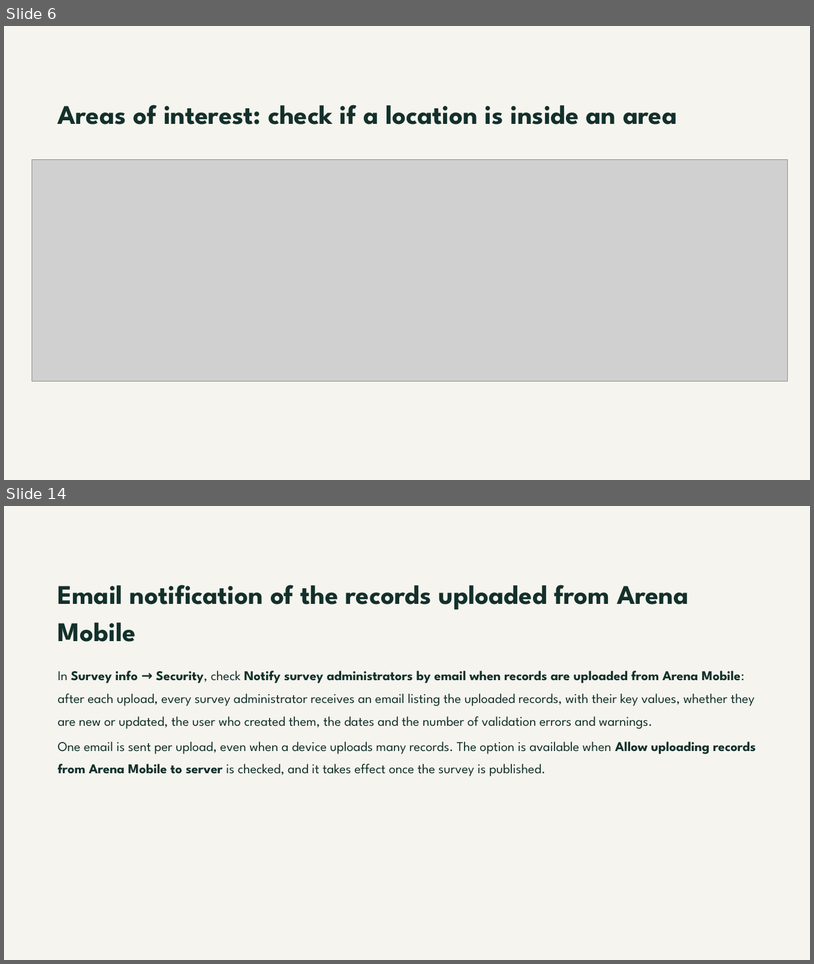
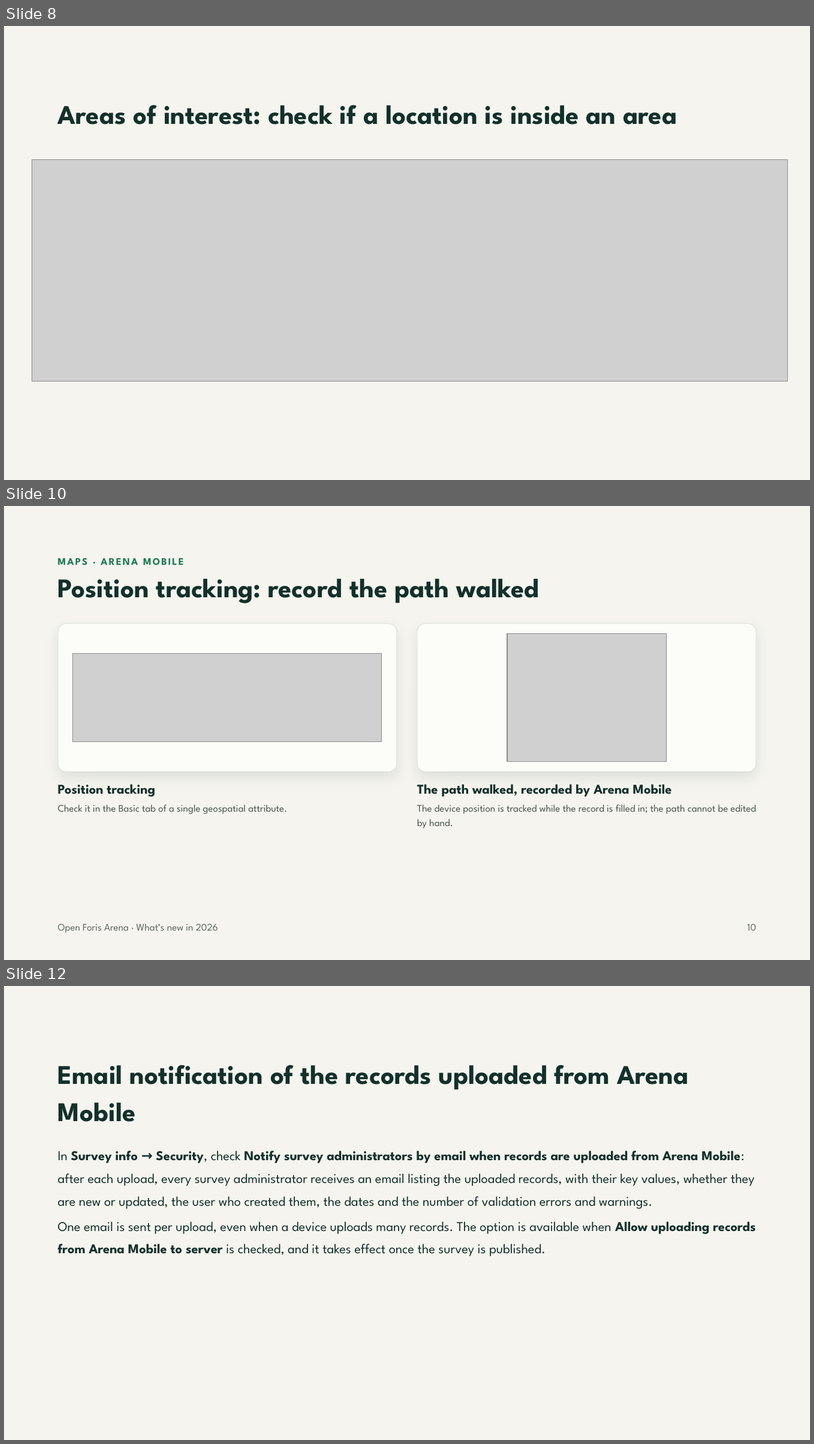
Before and after one commit to openforis/arena, a slide deck: docs/whats-new-2026/arena-whats-new-2026.pptx. Shown one above the other, each under a label of ours: slides 6 and 14 before the commit, slides 8, 10 and 12 after it; the slides between them are not shown. The pictures are 814x964 and 814x1444 pixels, drawn with LibreOffice and Linux fonts; fonts in the diff are those of the drawing; grey boxes stand for pictures. Boxes give left, top, right and bottom in pixels: in the first picture for what was removed or moved away, otherwise in the second. Text is boxed around its words. In the diff, an @@ line names an element or a change of style, - is before the commit and + after.

Commit message:
Docs: What's new in 2026: deck aligned with the video, current Arena and Arena Mobile icons
- Deck (pptx and pdf): slides grouped by area like the video; new slides: sign in with Google and 2FA for everyone, preloaded map layers, position tracking, one AI slide; ODK import no longer beta; Data Explorer slide without the AI query; current Arena logo
- Video: current Arena Mobile icon

```diff
--- a/docs/whats-new-2026/arena-whats-new-2026.pptx
+++ b/docs/whats-new-2026/arena-whats-new-2026.pptx
@@ slide 10 added at (4,506,810,960), background #F5F4EE @@
@@ text added at (58,558,184,565), 12 pt, text #1E7A52, bold @@
+MAPS · ARENA MOBILE
@@ title added at (58,579,540,603), 32 pt, text #13302B, bold @@
+Position tracking: record the path walked
@@ rounded rectangle added at (58,624,396,772), fill #FCFCF9, outline #D6DCD4 0.5 pt @@
@@ rounded rectangle added at (418,624,756,772), fill #FCFCF9, outline #D6DCD4 0.5 pt @@
@@ picture added at (507,634,666,761) @@
@@ picture added at (73,654,382,742) @@
@@ text added at (58,784,155,796), 16 pt, text #13302B, bold @@
+Position tracking
@@ text added at (417,784,672,796), 16 pt, text #13302B, bold @@
+The path walked, recorded by Arena Mobile
@@ text added at (58,804,287,814), 12 pt, text #4A5550 @@
+Check it in the Basic tab of a single geospatial attribute.
@@ text added at (417,804,756,828), 12 pt, text #4A5550 @@
+The device position is tracked while the record is filled in; the path cannot be edited by hand.
@@ text added at (58,923,218,933), 12 pt, text #5E6863 @@
+Open Foris Arena · What’s new in 2026
@@ text added at (747,924,756,930), 12 pt, text #5E6863 @@
+10
@@ what was slide 6 is now slide 8 @@
@@ what was slide 14 is now slide 12 @@
```
Also in this commit, not shown: 10 slides changed, 3 other slides added, 3 other files.
